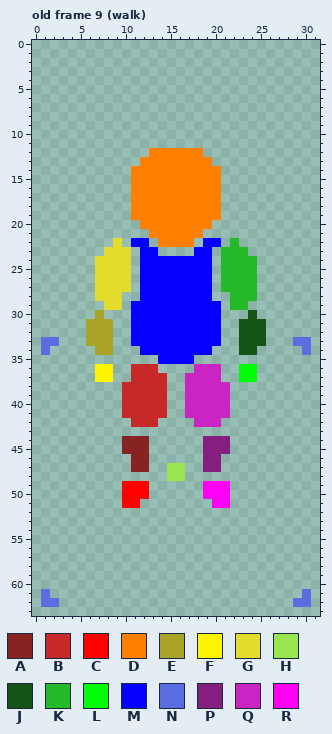
Two states of a pixel-art file, art/skeleton-model.aseprite. This is how it looked before the edit.
32x64 pixels, 9 frames. Shown: old frame 9 (walk). The commit also changed other frames, which this record leaves out.
Palette (. is transparent): A #882323  B #c72929  C #ff0000  D #ff7f00  E #a9a327  F #fff400  G #e4dc2d  H #99e550  J #145416  K #23b927  L #00ff07  M #0300ff  N #5b6ee1  P #841f7f  Q #ca25c2  R #ff00f4
Now the later version:
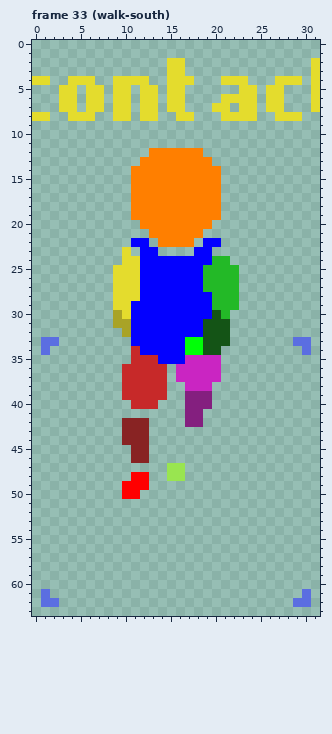
From old to new:
frames 9 -> 64
layer "south/left-leg" added
layer "south/right-leg" added
layer "south/chest" added
layer "south/left-arm" added
layer "south/right-arm" added
layer "static-base" removed
colour E: #a9a327 -> #145416
colour J: #145416 -> #a9a327
Changed rows in their new state; - is a pixel that keeps its letter.
Frame 33 (walk-south) against old frame 9 (walk):
first column x 0:
 2 ---------------GG--------------G
 3 ---------------GG--------------G
 4 GG--GGG--GGGG--GGG---GGG---GGG-G
 5 ---GG-GG-GG-GG-GG------GG-GG---G
 6 ---GG-GG-GG-GG-GG----GGGG-GG---G
 7 ---GG-GG-GG-GG-GG---GG-GG-GG---G
 8 GG--GGG--GG-GG--GG---GGGG--GGG--
first column x 6:
22 ---.------------.---
23 --..-----------...--
24 -...-G--------K-...-
25 -..--G-------KK--..-
26 -..--G-------KK--..-
27 -..--G-------KK--..-
28 -..-GG--------KK-..-
29 --.-G---------KK-.--
30 -.-JG---------EK--.-
31 ...JJ--------EEE-...
32 ...-J--------EEE-...
33 ...--------LLEEE-...
34 -..--B-----LLEE--..-
35 -----BBB---QQQQ-----
36 -..-B---B-QQ-----..-
37 -..-B-----Q------..-
38 --------------..----
39 -----------PPP..----
40 ----.---.--PPP..----
41 ----.....--PP...----
42 ----AAA.---PP..-----
43 ----AAA-------------
44 -------------...----
45 ----.--------...----
46 -------------..-----
47 -----..------..-----
48 -----CC-------------
49 -------------...----
50 ------.------...----
51 ----..--------..----
Where, in picture pixels (left, top, right, bottom), the same in both pictures:
added: (32, 58, 320, 121)
changed: (86, 238, 266, 508)
